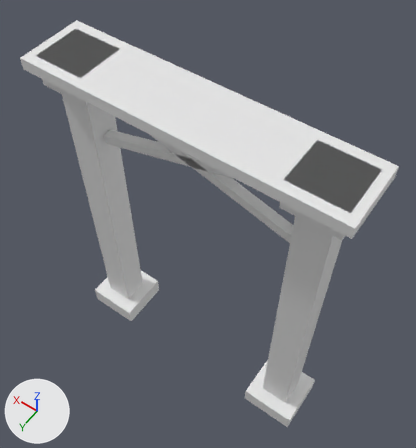
What one commit did to the glTF model assets/source/infrastructure/directorate/conveyors/models/support_heavy/damaged_lod1.glb.
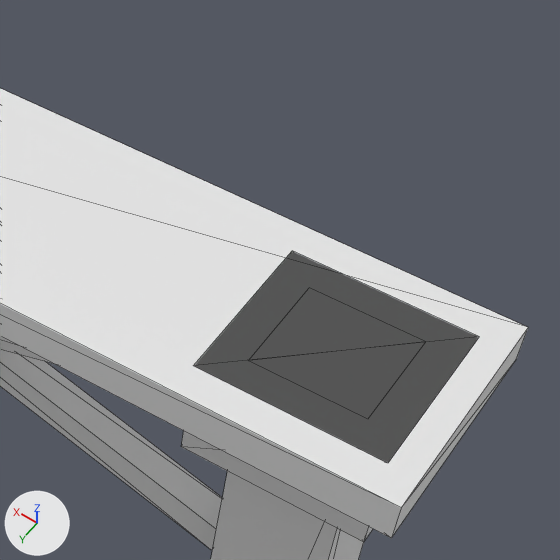
Each version is shown whole from a camera (50 mm lens) standing at (-0.1541, 0.2013, 0.5058) and looking at (0.0036, -0.0195, 0.1589), then close up on the part from 52% to 99% of the width and 12% to 55% of the height. Lighting does not change. The marker at lower left points along +X, +Y and +Z. The first two pictures are the older version. The close-ups show mesh edges as thin lines. Vertices at exactly the same position are counted once.

The scene before the commit, as lines of its bpy script (objects in view):
```python
me_damaged_lod1 = bpy.data.meshes.new('damaged_lod1')
me_damaged_lod1.from_pydata(...)  # 80 vertices, 120 faces; spans x -0.114..0.114, y -0.025..0.025, z 0.0..0.289
ob_damaged_lod1 = bpy.data.objects.new('damaged_lod1', me_damaged_lod1)
ob_damaged_lod1.location = (0.0, 0.0, 0.0)
```
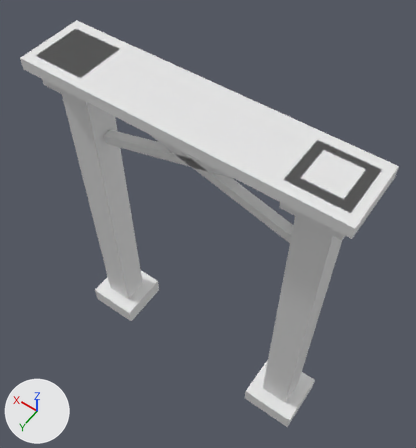
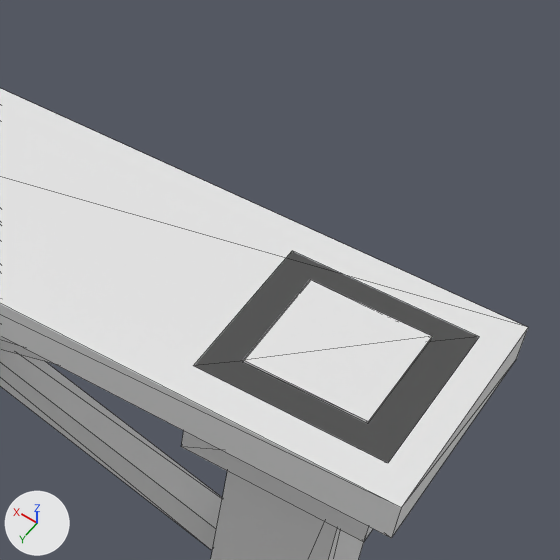
The change, as a list of edits to the scene's bpy script:
```text
Change me_damaged_lod1:
    used by ob_damaged_lod1; location = (0.0, 0.0, 0.0)
    remove me_damaged_lod1.from_pydata(...)  # 80 vertices, 120 faces; spans x -0.114..0.114, y -0.025..0.025, z 0.0..0.289
    add me_damaged_lod1.from_pydata(...)  # 88 vertices, 132 faces; spans x -0.114..0.114, y -0.025..0.025, z 0.0..0.29
    me_damaged_lod1 part 1: a new loose piece, a box spanning x -0.10111..-0.07667, y -0.01222..0.01222, z 0.28917..0.28972
```

Boxes (x1, y1, x2, y2) around the edits, measured in the close-ups (560 x 560 px):
part 1 of me_damaged_lod1, added: after (243, 280, 432, 424)
